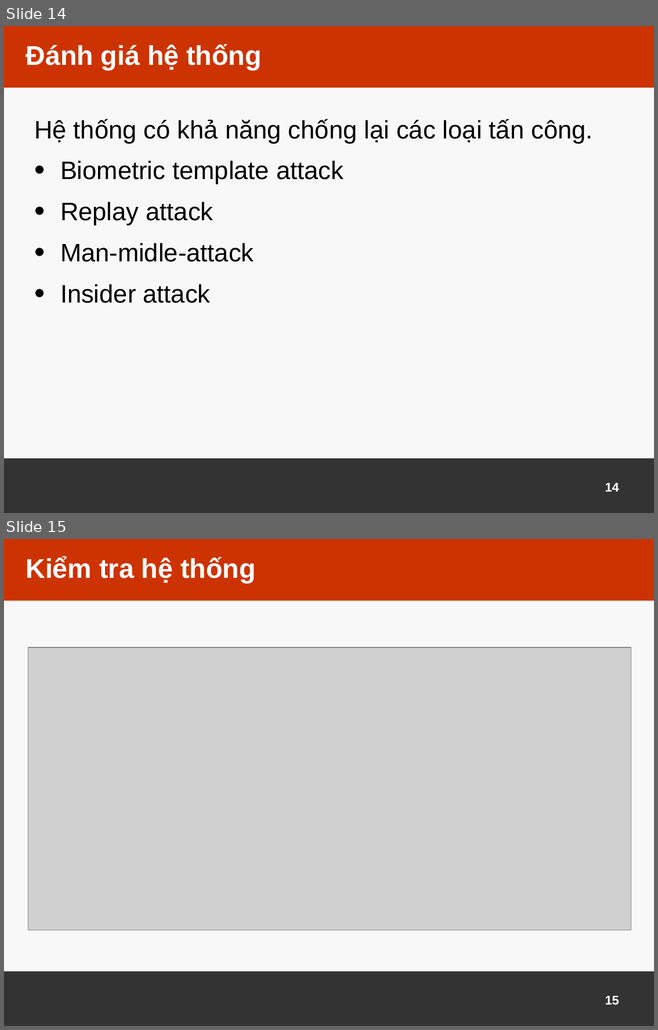
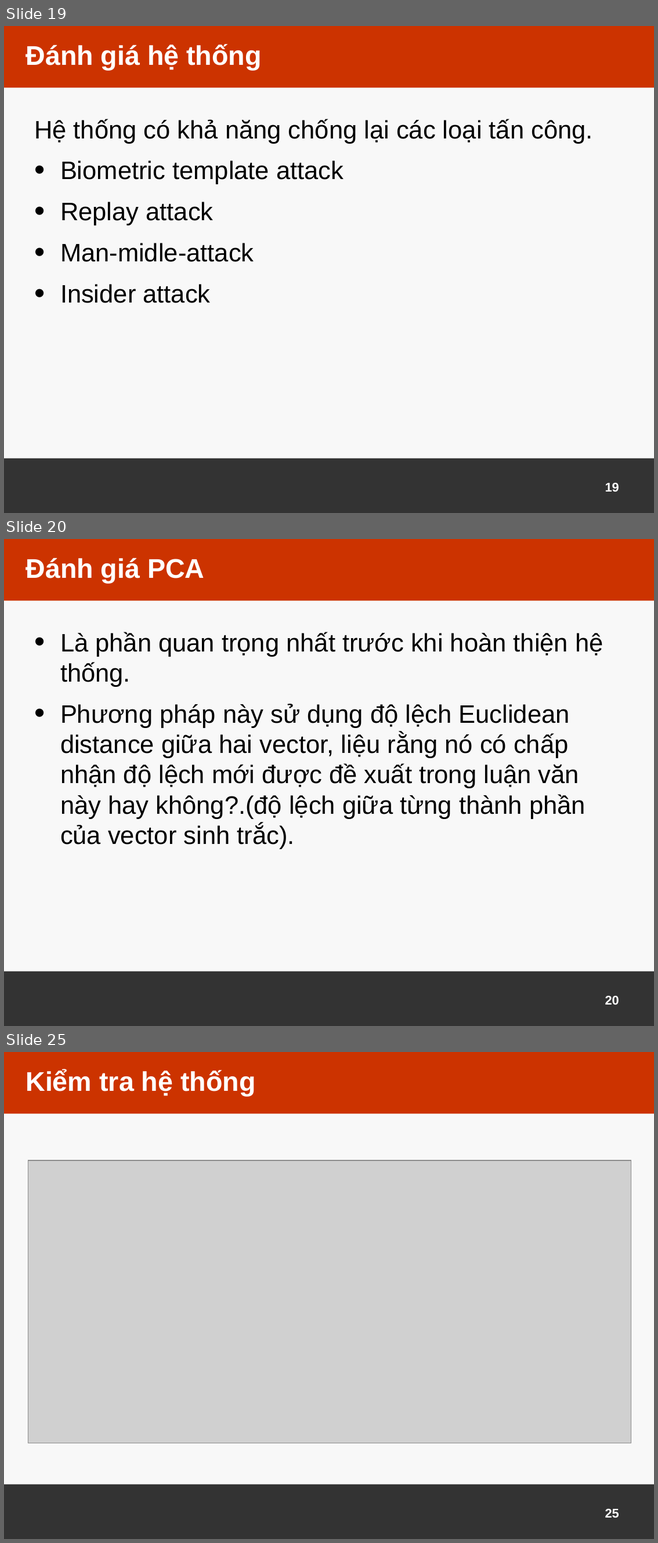
Before and after one commit to xnguyena2/test, a slide deck: Slide.pptx. Shown one above the other, each under a label of ours: slides 14 and 15 before the commit, slides 19, 20 and 25 after it; the slides between them are not shown. The pictures are 658x1030 and 658x1543 pixels, drawn with LibreOffice and Linux fonts; fonts in the diff are those of the drawing; grey boxes stand for pictures; background and template pictures are left out. Boxes give left, top, right and bottom in pixels: in the first picture for what was removed or moved away, otherwise in the second. Text is boxed around its words. In the diff, an @@ line names an element or a change of style, - is before the commit and + after.

```diff
--- a/Slide.pptx
+++ b/Slide.pptx
@@ slide 20 added at [4,539,654,1026], background #F8F8F8; not listed: 2 template elements that a slide beside it also shows @@
@@ title added at [25,558,204,583], 30 pt, text #FFFFFF, bold @@
+Đánh giá PCA
@@ text added at [60,632,603,849], 28 pt, text #000000 @@
+• Là phần quan trọng nhất trước khi hoàn thiện hệ thống.
+• Phương pháp này sử dụng độ lệch Euclidean distance giữa hai vector, liệu rằng nó có chấp nhận độ lệch mới được đề xuất trong luận văn này hay không?.(độ lệch giữa từng thành phần của vector sinh trắc).
@@ page number added at [605,996,619,1005], 14 pt, text #FFFFFF @@
+20
@@ what was slide 14 is now slide 19 @@
@@ page number at [605,483,619,492]: text changed @@
-14
+19
@@ what was slide 15 is now slide 25 @@
@@ page number at [605,1509,619,1518]: text changed @@
-15
+25
```
Also in this commit, not shown: 3 slides changed, 9 other slides added, 2 other files.
